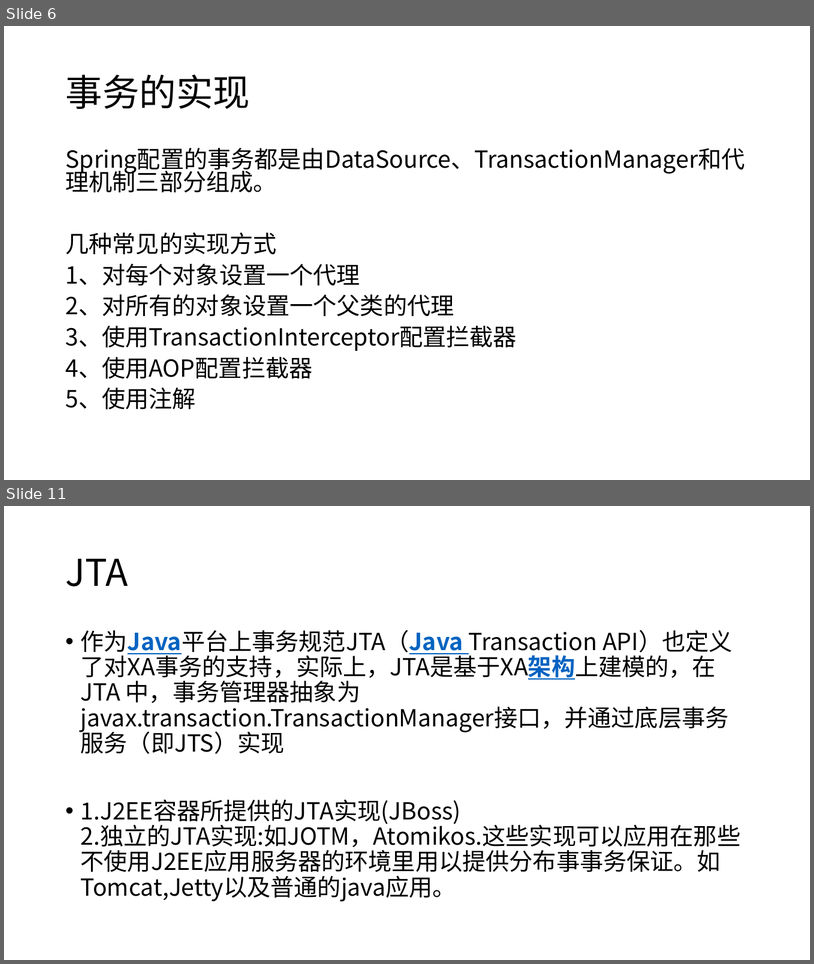
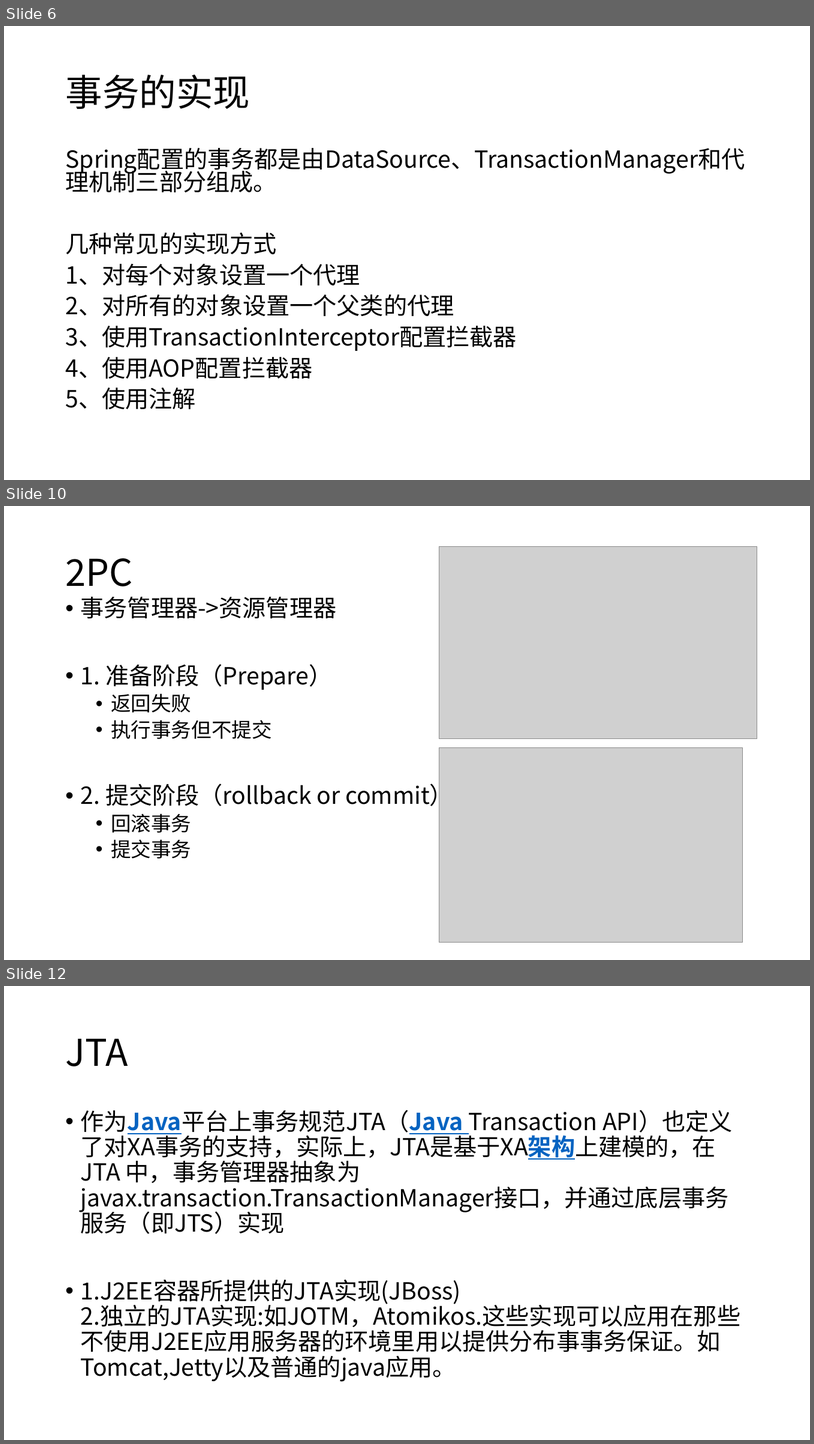
Before and after one commit to courage89/xa_presentation, a slide deck: 分布式事务.pptx. Shown one above the other, each under a label of ours: slides 6 and 11 before the commit, slides 6, 10 and 12 after it; the slides between them are not shown. The pictures are 814x964 and 814x1444 pixels, drawn with LibreOffice and Linux fonts; fonts in the diff are those of the drawing; grey boxes stand for pictures. Boxes give left, top, right and bottom in pixels: in the first picture for what was removed or moved away, otherwise in the second. Text is boxed around its words. In the diff, an @@ line names an element or a change of style, - is before the commit and + after.

```diff
--- a/分布式事务.pptx
+++ b/分布式事务.pptx
@@ slide 10 added at [4, 506, 810, 960], background #FFFFFF @@
@@ title added at [65, 558, 132, 586], 44 pt, text #000000 @@
+2PC
@@ picture added at [440, 547, 758, 739] @@
@@ text added at [81, 597, 453, 858], 28 pt, text #000000 @@
+• 事务管理器->资源管理器
+• 1. 准备阶段（Prepare）
+  • 返回失败
+  • 执行事务但不提交
+• 2. 提交阶段（rollback or commit）
+  • 回滚事务
+  • 提交事务
@@ picture added at [440, 747, 743, 942] @@
@@ what was slide 11 is now slide 12 @@
```
Also in this commit, not shown: 6 slides changed, 1 slide removed.
